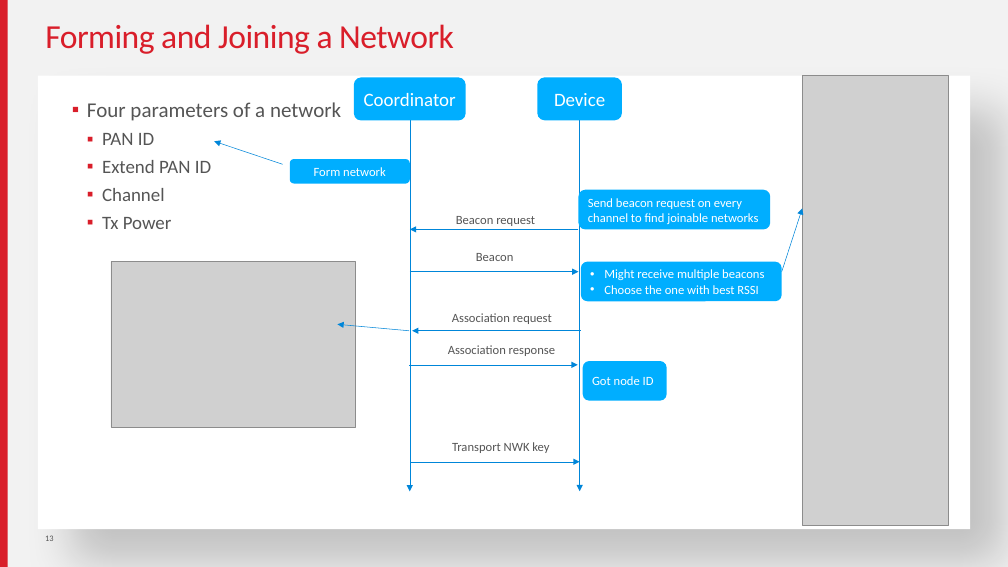
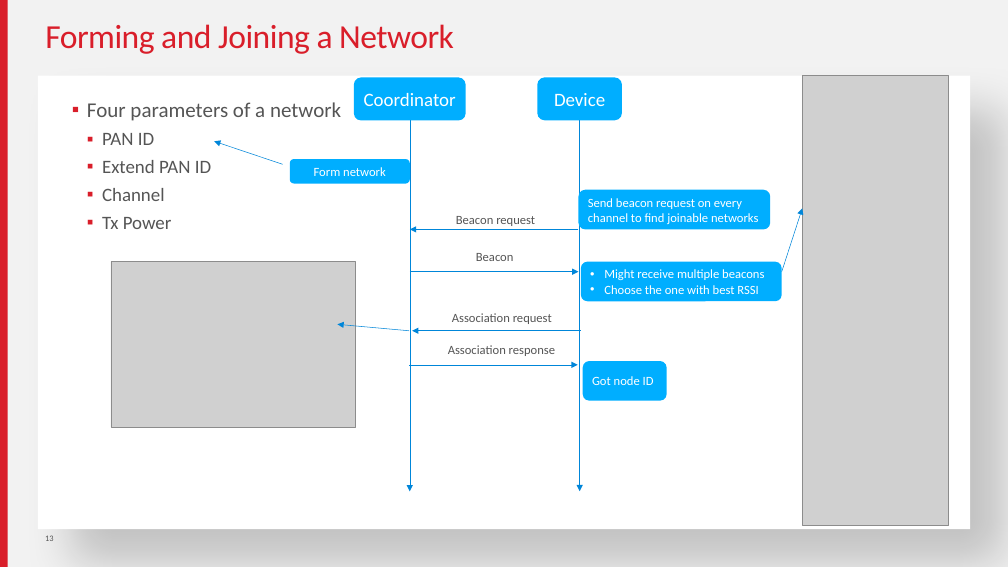
Before and after one commit to MarkDing/IoT-Developer-Boot-Camp-Wiki, a slide deck: slide 13 of zigbee/Zigbee Basic.pptx. Drawn at 1008x567 pixels with LibreOffice and Linux fonts; fonts in the diff are those of the drawing; grey boxes stand for pictures. Boxes give left, top, right and bottom in pixels: in the first picture for what was removed or moved away, otherwise in the second. Text is boxed around its words. In the diff, an @@ line names an element or a change of style, - is before the commit and + after.

```diff
--- a/zigbee/Zigbee Basic.pptx
+++ b/zigbee/Zigbee Basic.pptx
@@ text removed at (452, 442, 549, 453) @@
-Transport NWK key
@@ arrow removed from (411, 462) to (580, 462) @@
```
Also in this commit, not shown: 5 other slides changed, 4 slides added, 4 slides removed, 6 other files.
